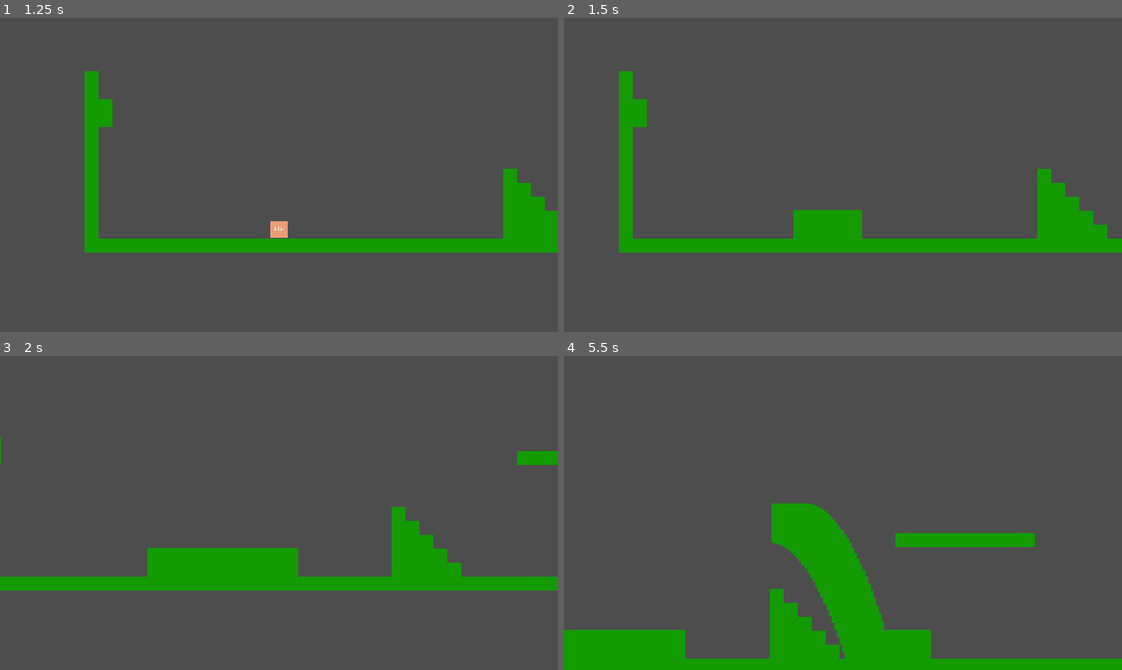
Above: before the commit, frames 1-4 (two rows, left to right).
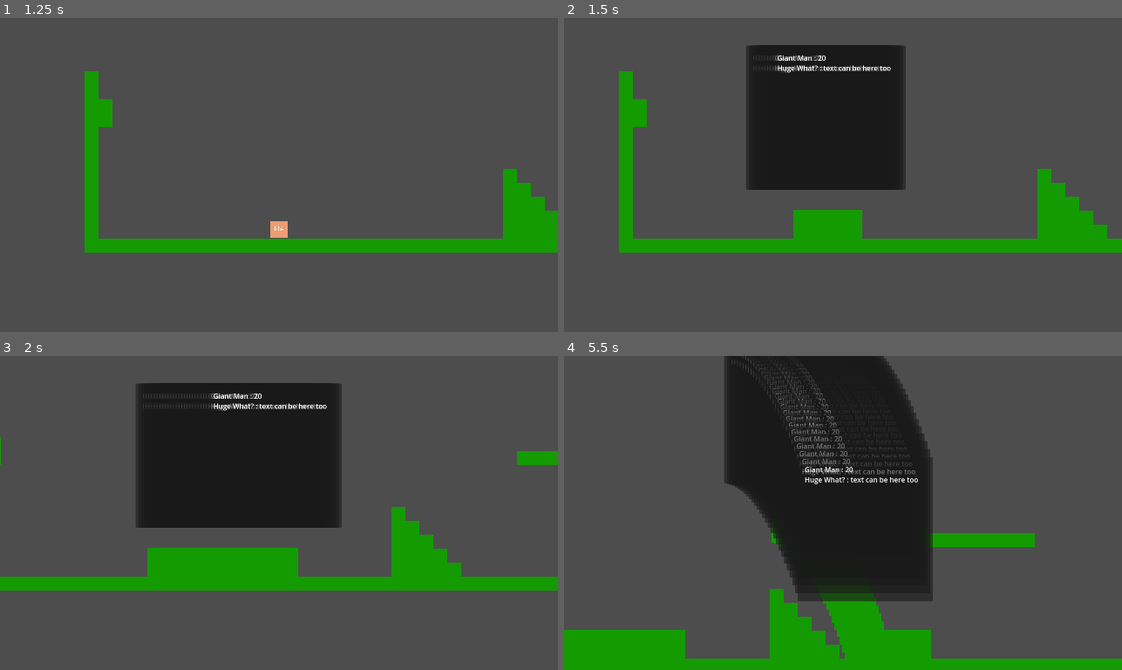
Above: after the commit, the same moments.

Repository: Pix-Hexate/SeniorDesign
Game: Godot game, scene res://Menus/main_menu.tscn
The game is run twice, just before and just after one commit, with the same random seed, the same clock (stepped at 60 frames per second) and the same inputs. The engine's default icon, where the game draws it, is replaced by a stand-in: a white triangle on a blue panel in a dark square.
Inputs (mouse positions are in pixels of both pictures, inside the frame that each line leads up to):
- Up to frame 1 (1.25 s): click "Play" at 0.5 s
- Up to frame 2 (1.5 s): tap Enter at 1.25 s; move the mouse to (965, 159) at 1.27 s; hold Right (RightKey) from 1.28 s (still down); hold V (AbilityFourKey) from 1.28 s (still down)
- Up to frame 3 (2 s): keep holding Right (RightKey); keep holding V (AbilityFourKey); tap Up (UpKey) at 1.52 s
- Up to frame 4 (5.5 s): move the mouse to (731, 528) at 2.02 s; release V (AbilityFourKey) at 2.03 s; tap Z (AbilityOneKey) at 2.1, 5.1 s; tap Up (UpKey) at 2.27, 3.77, 4.52, 5.27 s; move the mouse to (898, 443) at 2.77 s; release Right (RightKey) at 2.78 s; hold Left (LeftKey) 2.78-3.53 s; hold C (AbilityThreeKey) 2.78-3.53 s; move the mouse to (815, 575) at 3.52 s; hold Right (RightKey) 3.53-5.03 s; tap X (AbilityTwoKey) at 3.6 s; move the mouse to (1010, 560) at 4.27 s; hold V (AbilityFourKey) 4.28-5.03 s; move the mouse to (675, 465) at 5.02 s; hold Left (LeftKey) from 5.03 s (still down)

Frame 1 is identical in both runs. In frame 2, 13% of the frame differs, in the area x 32-62%, y 8-55%; in frame 3, 17%; in frame 4, 24%, in the area x 28-67%, y 0-79%.

Commit message:
item object collision fix

Diff:
--- a/senior-design-project/Entities/Items/Item_Object.tscn
+++ b/senior-design-project/Entities/Items/Item_Object.tscn
@@ -47,6 +47,8 @@
 
 [node name="Player_Detection" type="Area2D" parent="."]
 position = Vector2(-1, 3)
+collision_layer = 0
+collision_mask = 512
 
 [node name="CollisionShape2D" type="CollisionShape2D" parent="Player_Detection"]
 shape = SubResource("RectangleShape2D_ji6ix")
